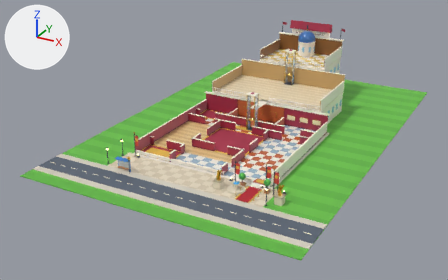
The glTF model art3d/venues/grand_river/shell.glb, before and after one commit.
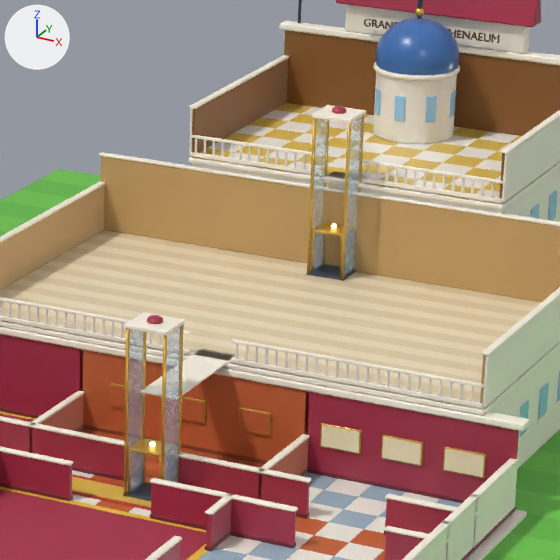
Old and new are each drawn whole from a camera (50 mm lens) standing at (42.3, -71.8, 31.8) and looking at (6.5, -6.8, -0.7) and again close up on the part from 49% to 75% of the width and 10% to 51% of the height. Arrows for +X, +Y and +Z are at upper left; the lights stay in place. The first two pictures are the older version. Vertices at exactly the same position are counted once.

The first close-up shows 'building', 'cabin_hall_of_antiquities', 'cabin_sculpture_terrace', 'crown', 'dome', 'floor_hall_of_antiquities', 'floor_sculpture_terrace', 'grounds', 'lift_hall_of_antiquities', 'lift_sculpture_terrace'.
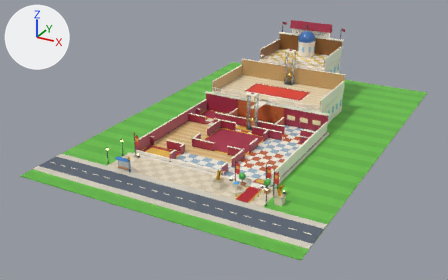
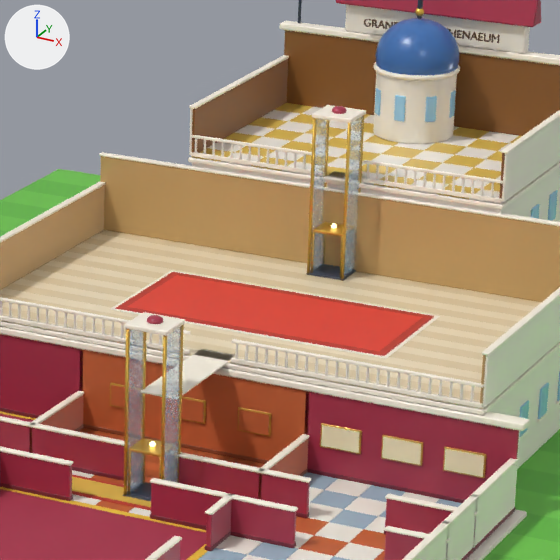
What differs and where, as boxes [x1, y1, x2, y2] in the close-ups (560 x 560 px):
```json
{"part": 1, "of": "me_cube_481", "change": "added", "after": [116, 272, 434, 356]}
{"part": 2, "of": "me_cube_481", "change": "added", "after": [127, 275, 423, 351], "on screen": "red"}
{"part": 3, "of": "me_cube_481", "change": "added", "after": [110, 270, 440, 359]}
```

Scene script edits in JSON lines:
```json
{"op": "add", "block": "mat_toy_e34333_60", "code": ["mat_toy_e34333_60 = principled_material('toy_E34333_60')", "mat_toy_e34333_60.base_color = (0.768, 0.0561, 0.0331)  # red #e34333", "mat_toy_e34333_60.roughness = 0.6"]}
{"op": "add", "block": "mat_toy_c0392b_60", "code": ["mat_toy_c0392b_60 = principled_material('toy_C0392B_60')", "mat_toy_c0392b_60.base_color = (0.527, 0.0409, 0.0242)  # red #c0392b", "mat_toy_c0392b_60.roughness = 0.6"]}
{"block": "me_cube_481", "where": "# used by ob_floor_hall_of_antiquities; location = (0.0, 0.0, 0.0)"}
{"op": "remove", "block": "me_cube_481", "code": "me_cube_481.from_pydata(...)  # 10436 vertices, 20620 faces; spans x 0.9..17.1, y -0.1..9.1, z 0.0..5.4"}
{"op": "add", "block": "me_cube_481", "code": "me_cube_481.from_pydata(...)  # 10500 vertices, 20736 faces; spans x 0.9..17.1, y -0.1..9.1, z 0.0..5.4"}
{"block": "me_cube_481", "change": "me_cube_481 part 1: a new loose piece of 24 vertices spanning x 4.8..13.2, y 2.4..6.2, z 3.0, in mat_toy_c0392b_60 (red #c0392b)"}
{"block": "me_cube_481", "change": "me_cube_481 part 2: a new loose piece of 24 vertices spanning x 5.1..12.9, y 2.7..6.0, z 3.0, in mat_toy_e34333_60 (red #e34333)"}
{"block": "me_cube_481", "change": "me_cube_481 part 3: a new loose piece of 16 vertices spanning x 4.7..13.3, y 2.3..6.3, z 3.0, in mat_toy_fff7e6_40 (pale yellow #fff7e6)"}
{"block": "me_cube_481", "change": "other edits to the shape of me_cube_481 do not show in these pictures"}
{"op": "add", "block": "me_cube_481", "code": "me_cube_481.materials.append(mat_toy_c0392b_60)  # red #c0392b"}
{"op": "add", "block": "me_cube_481", "code": "me_cube_481.materials.append(mat_toy_e34333_60)  # red #e34333"}
```
